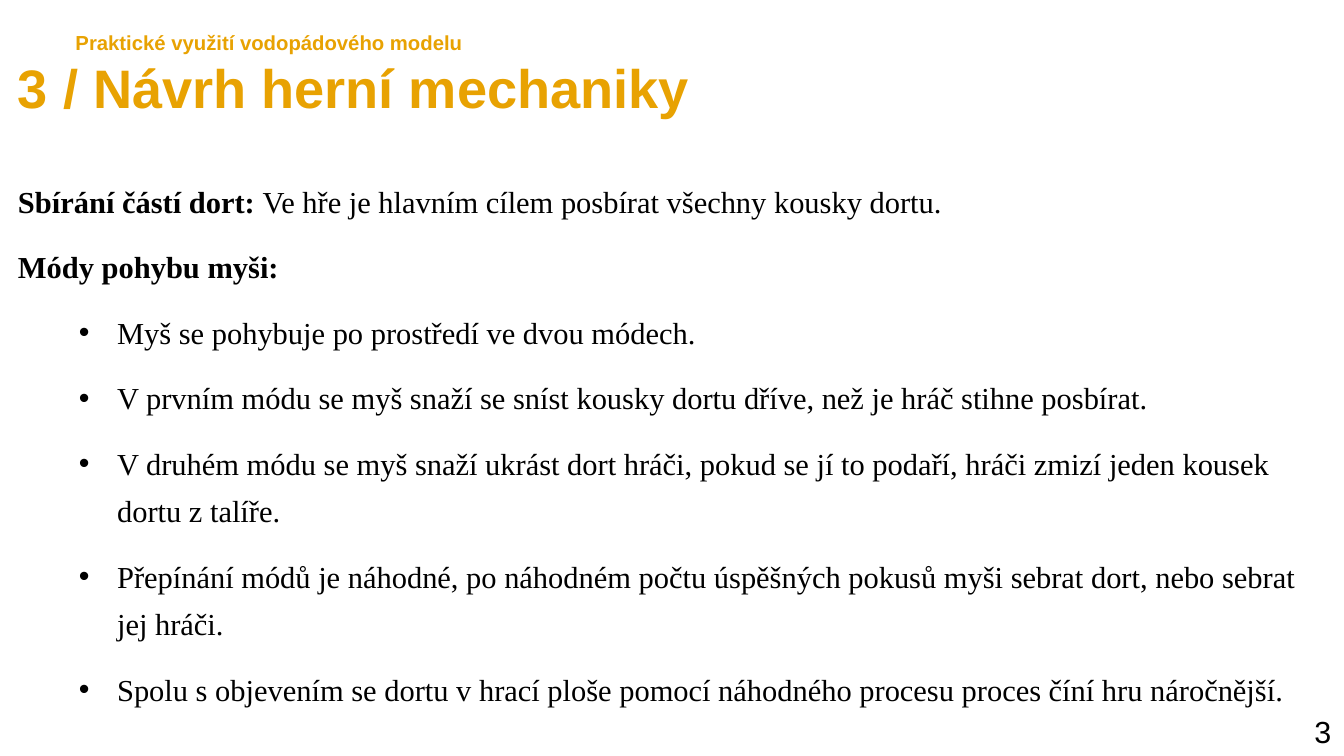
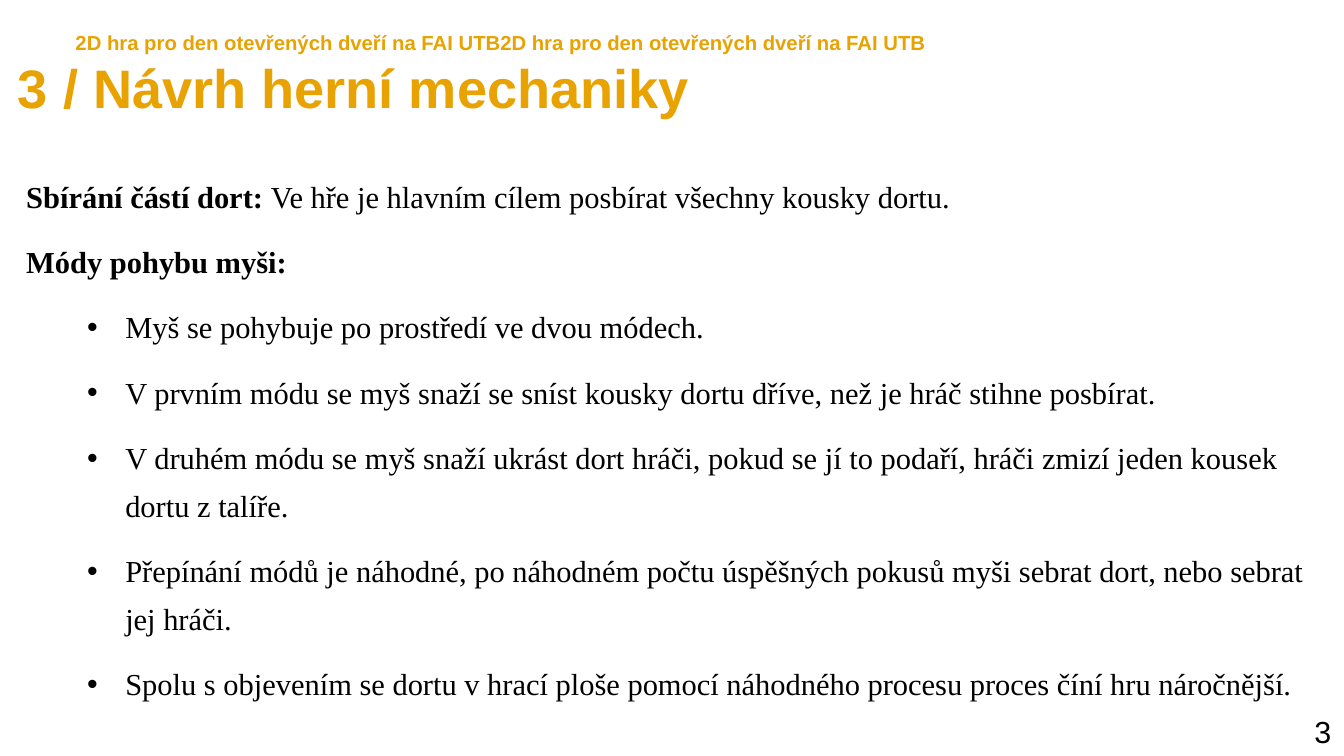
Before and after one commit to marecekroman/GregGame, a slide deck: slide 5 of Gregs Game.pptx. Drawn at 1344x756 pixels with LibreOffice and Linux fonts; fonts in the diff are those of the drawing. Boxes give left, top, right and bottom in pixels: in the first picture for what was removed or moved away, otherwise in the second. Text is boxed around its words. In the diff, an @@ line names an element or a change of style, - is before the commit and + after.

```diff
--- a/Gregs Game.pptx
+++ b/Gregs Game.pptx
@@ text at (75, 35, 925, 55): text changed @@
-Praktické využití vodopádového modelu
+2D hra pro den otevřených dveří na FAI UTB2D hra pro den otevřených dveří na FAI UTB
@@ text "Sbírání částí dort: Ve hře ...": place and size @@
-text "Sbírání částí dort: Ve hře ..." at (18, 191, 1295, 707)
+text "Sbírání částí dort: Ve hře ..." at (26, 186, 1303, 702)
```
Also in this commit, not shown: 8 other slides changed, 5 slides added, 4 slides removed, 3 other files.
